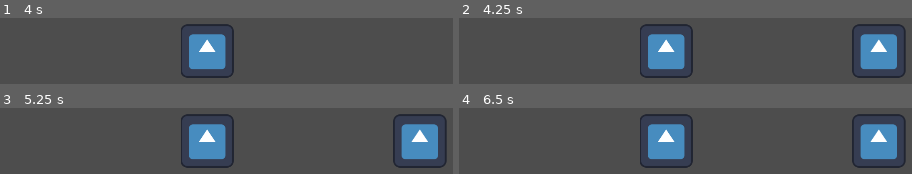
Above: before the commit, frames 1-4 (two rows, left to right).
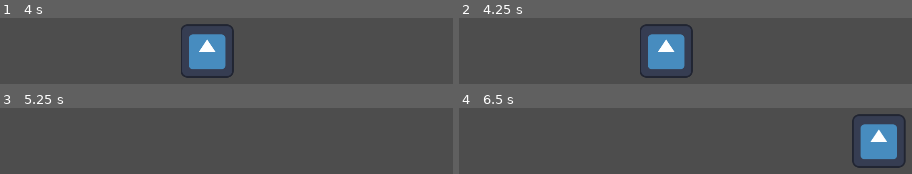
Above: after the commit, the same moments.

Repository: FrostyJoel/GameJam121124
Game: Godot game, scene res://scenes/main.tscn
Same seed, same stepped clock (60 frames per second), same inputs: the game is played once before the commit and once after it. The engine's default icon, where the game draws it, is replaced by a stand-in: a white triangle on a blue panel in a dark square.
Inputs:
- Up to frame 1 (4 s): tap Enter at 0.5, 2, 3.5 s; hold D (DirRight) 0.53-1.28 s; hold H (Action1) 0.53-1.28 s; tap Space at 1.25, 2.75 s; hold S (DirDown) 1.28-2.03 s; tap J (Action2) at 1.35, 2.85 s; hold D (DirRight) 2.03-2.78 s; hold H (Action1) 2.03-2.78 s; hold W (DirUp) 2.78-3.53 s; hold A (DirLeft) from 3.53 s (still down); hold H (Action1) from 3.53 s (still down)
- Up to frame 2 (4.25 s): keep holding A (DirLeft); keep holding H (Action1)
- Up to frame 3 (5.25 s): release H (Action1) at 4.28 s; tap J (Action2) at 4.35 s; tap Space at 5 s; release A (DirLeft) at 5.03 s; hold S (DirDown) from 5.03 s (still down); hold H (Action1) from 5.03 s (still down)
- Up to frame 4 (6.5 s): release S (DirDown) at 5.78 s; release H (Action1) at 5.78 s; hold D (DirRight) from 5.78 s (still down); tap J (Action2) at 5.85 s

Frame 1 is identical in both runs. In frame 2, 5.9% of the frame differs, in the area x 86-99%, y 9-91%; in frame 3, 11%, in the area x 39-99%, y 9-91%; in frame 4, 5.6%.

Commit message:
Fixed microgame despawning and respawning

Diff:
--- a/scenes/MicrogameManager.tscn
+++ b/scenes/MicrogameManager.tscn
@@ -6,5 +6,7 @@
 script = ExtResource("1_vlvpw")
 
 [node name="BetweenMicrogames" type="Timer" parent="."]
+wait_time = 1.2
+one_shot = true
 
 [connection signal="timeout" from="BetweenMicrogames" to="." method="_on_between_microgames_timeout"]
